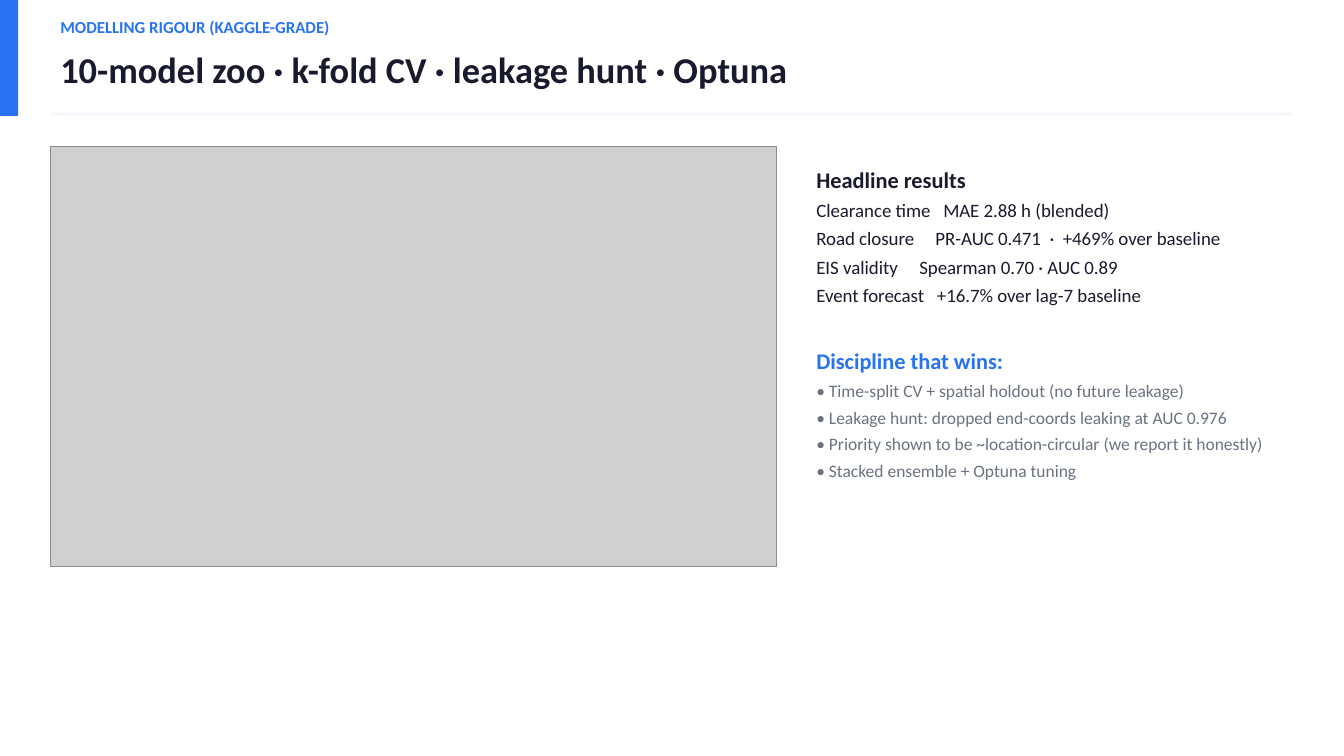
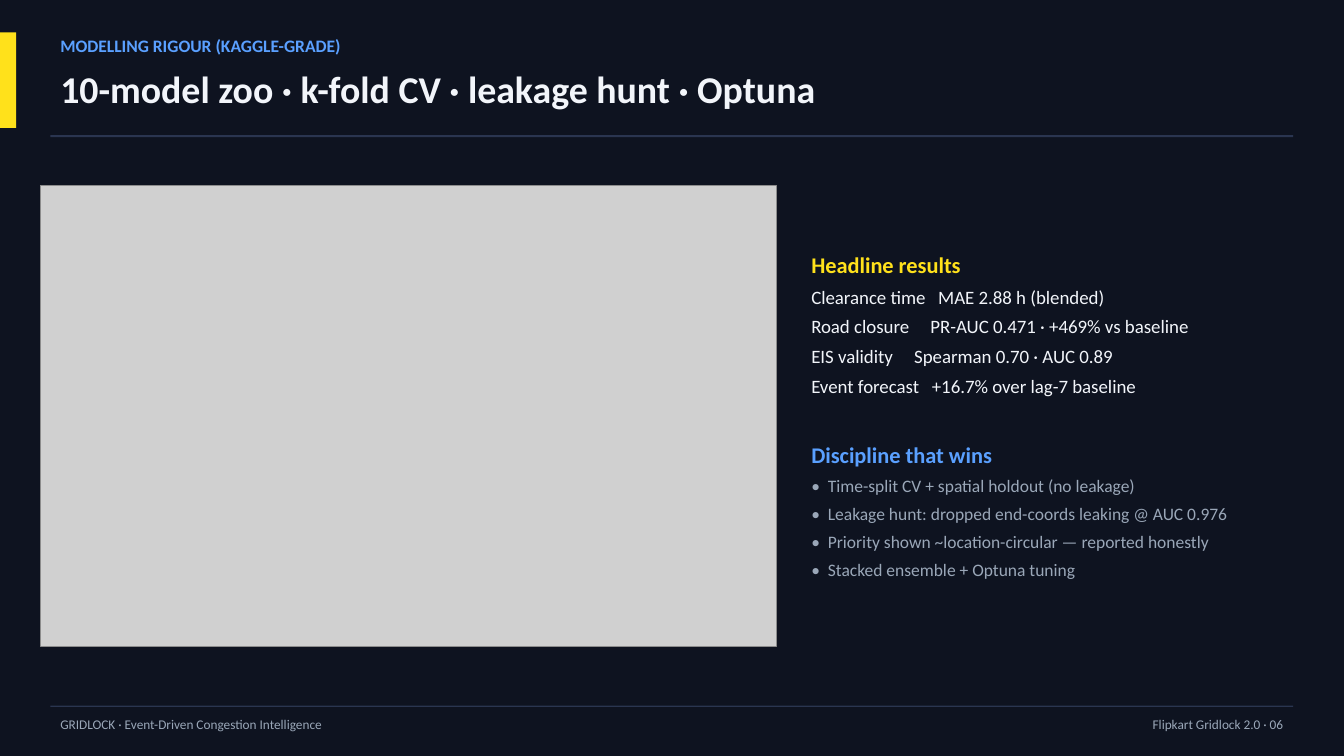
Before and after one commit to Hrithikkraj/traffic-event-simulator, a slide deck: slide 7 of Gridlock_Pitch_Deck.pptx. Drawn at 1344x756 pixels with LibreOffice and Linux fonts; fonts in the diff are those of the drawing; grey boxes stand for pictures. Boxes give left, top, right and bottom in pixels: in the first picture for what was removed or moved away, otherwise in the second. Text is boxed around its words. In the diff, an @@ line names an element or a change of style, - is before the commit and + after.

```diff
--- a/Gridlock_Pitch_Deck.pptx
+++ b/Gridlock_Pitch_Deck.pptx
@@ rectangle added at [0,0,1344,756], fill #0E1320 @@
@@ rectangle: place and size @@
-rectangle at [0,0,18,116]
+rectangle at [0,32,16,128]
@@ rectangle at [0,32,16,128]: fill #2874F0 to #FFE11B @@
@@ text "MODELLING RIGOUR (KAGGLE-GRADE)": place and size @@
-text "MODELLING RIGOUR (KAGGLE-GRADE)" at [60,20,329,36]
+text "MODELLING RIGOUR (KAGGLE-GRADE)" at [60,39,341,55]
@@ text "MODELLING RIGOUR (KAGGLE-GRADE)" at [60,39,341,55]: size 12 to 12.5 pt, text colour #2874F0 to #5AA0FF; more space between paragraphs @@
@@ text "10-model zoo · k-fold CV ...": place and size @@
-text "10-model zoo · k-fold CV ..." at [60,57,787,89]
+text "10-model zoo · k-fold CV ..." at [60,76,815,110]
@@ text "10-model zoo · k-fold CV ..." at [60,76,815,110]: size 26 to 27 pt, text colour #1A1A2E to #F2F5FA; more space between paragraphs @@
@@ rectangle: place and size @@
-rectangle at [50,113,1294,116]
+rectangle at [50,135,1294,137]
@@ rectangle at [50,135,1294,137]: fill #F4F6FB to #2A3550 @@
@@ text "Headline results": place and size @@
-text "Headline results" at [816,172,1262,480]
+text "Headline results" at [811,257,1227,579]
@@ text "Headline results" at [811,257,1227,579]: vertical alignment top to middle @@
@@ picture: place and size @@
-picture at [50,146,776,567]
+picture at [40,186,776,646]
@@ text at [811,257,1136,579]: text colour #1A1A2E to #FFE11B in "Headline results"; text colour #1A1A2E to #F2F5FA in "Clearance time MAE 2.88 h (blended)", "EIS validity Spearman 0.70 · AUC 0.89", "Event forecast +16.7% over lag-7 baseline"; text colour #6B7280 to #9AA7B8 in "• Stacked ensemble + Optuna tuning"; more space between paragraphs @@
@@ text at [811,320,1189,333]: text changed; text colour #1A1A2E to #F2F5FA @@
-Road closure PR-AUC 0.471 · +469% over baseline
+Road closure PR-AUC 0.471 · +469% vs baseline
@@ text at [811,447,1227,551]: text changed; text colour #6B7280 to #9AA7B8 @@
-Discipline that wins:
-• Time-split CV + spatial holdout (no future leakage)
-• Leakage hunt: dropped end-coords leaking at AUC 0.976
-• Priority shown to be ~location-circular (we report it honestly)
+Discipline that wins
+• Time-split CV + spatial holdout (no leakage)
+• Leakage hunt: dropped end-coords leaking @ AUC 0.976
+• Priority shown ~location-circular — reported honestly
@@ rectangle added at [50,706,1294,707], fill #2A3550 @@
@@ text added at [60,720,322,731], 9.5 pt, text #9AA7B8 @@
+GRIDLOCK · Event-Driven Congestion Intelligence
@@ text added at [1153,720,1283,731], 9.5 pt, text #9AA7B8 @@
+Flipkart Gridlock 2.0 · 06
```
Also in this commit, not shown: 13 other slides changed, 3 other files.
